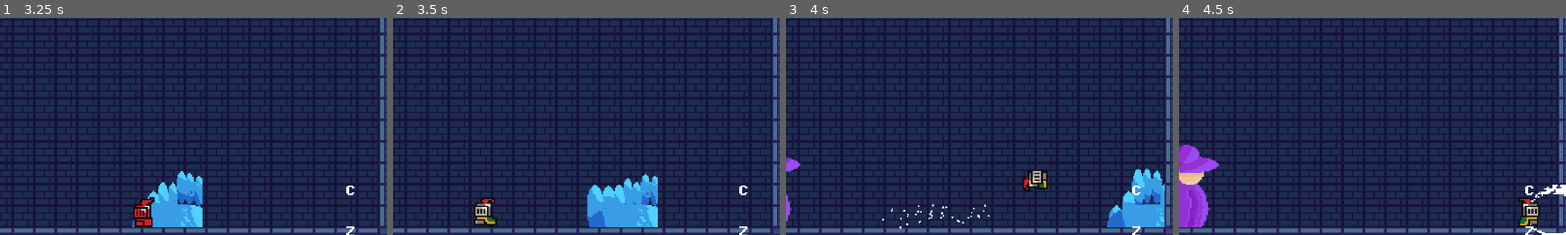
Above: before the commit, frames 1-4 (left to right).
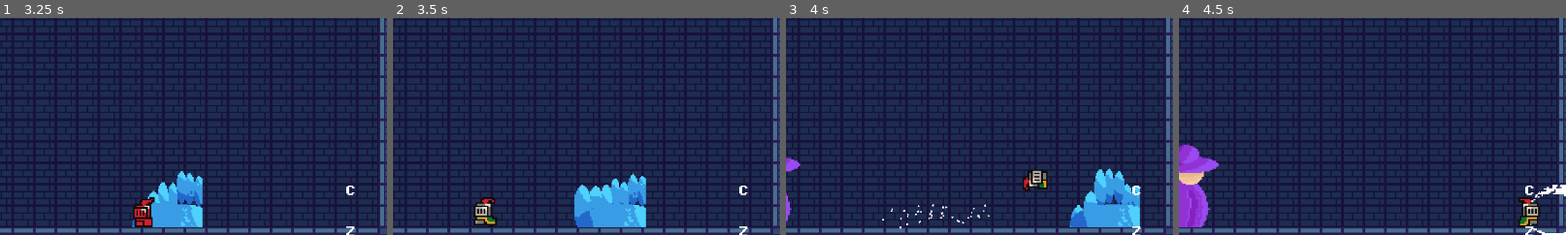
Above: after the commit, the same moments.

Repository: PjotrNik/shefjam
Game: Godot game, scene res://scenes/start_page.tscn
Same seed, same stepped clock (60 frames per second), same inputs: the game is played once before the commit and once after it.
Inputs:
- Up to frame 1 (3.25 s): click "Start" at 0.5 s; hold Right (move_right) 1.28-2.78 s; tap X (dash) at 1.35 s; tap Up (jump) at 1.52, 2.27 s; tap C (melee_attack) at 2.1 s; hold Left (move_left) from 2.78 s (still down); tap Z (ranged_attack) at 2.85 s
- Up to frame 2 (3.5 s): keep holding Left (move_left)
- Up to frame 3 (4 s): release Left (move_left) at 3.53 s; hold Right (move_right) from 3.53 s (still down); tap X (dash) at 3.6 s; tap Up (jump) at 3.77 s
- Up to frame 4 (4.5 s): keep holding Right (move_right); tap C (melee_attack) at 4.35 s
The pictures show only the part of the screen within x 43-93%, y 36-86%; the shares and areas given below are measured in that part.

Frame 1 is identical in both runs. In frame 2, 2.7% of the frame differs, in the area x 46-69%, y 71-97%; in frame 3, 4.8%, in the area x 73-98%, y 69-97%; in frame 4, nothing differs.

Commit message:
Made Shockwave not boss dependant
Made it local to world not boss so not moved by the bosses position

Diff:
--- a/scripts/Boss_Shockwave.gd
+++ b/scripts/Boss_Shockwave.gd
@@ -27,7 +27,8 @@
 
 	var instance = slash.instantiate()
 	var shock = wave.instantiate()
-	$"../../shockwave".add_child(shock)
+	shock.set_start_pos($"../../shockwave".global_position)
+	get_tree().root.add_child(shock)
 	if $"../..".direction == -1:
 		shock.direction_right = false
 
--- a/scripts/shockwave.gd
+++ b/scripts/shockwave.gd
@@ -17,3 +17,6 @@
 
 func _on_timer_timeout():
 	queue_free()
+
+func set_start_pos(pos):
+	global_position = pos
Not shown: 1 places in boss.tscn that only renumber resources
